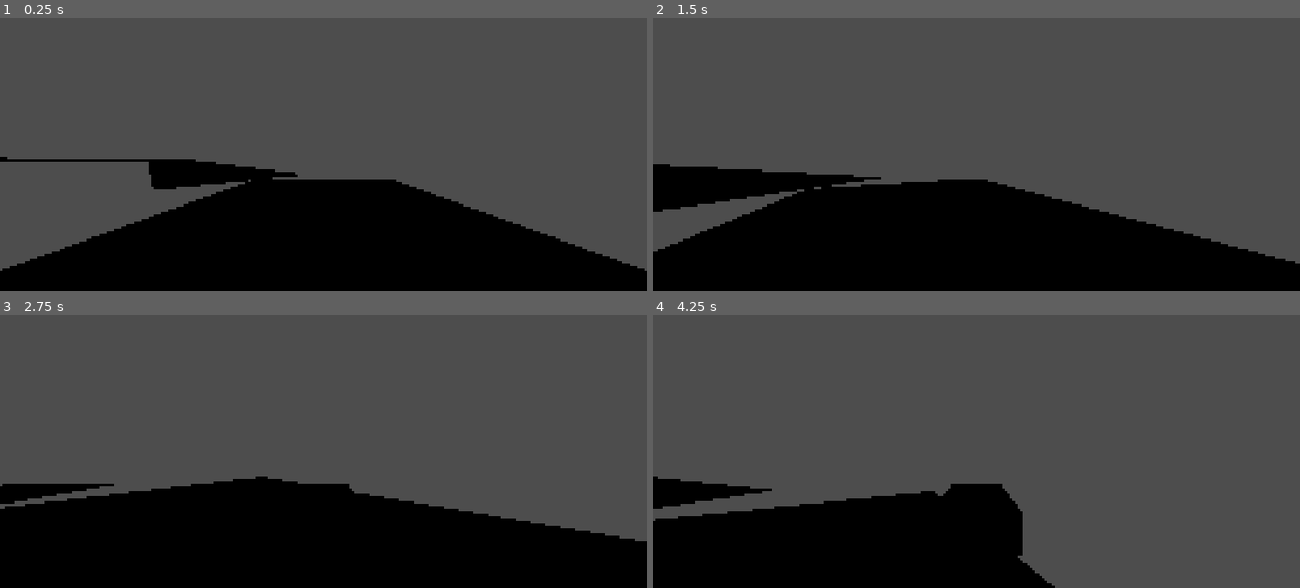
Above: before the commit, frames 1-4 (two rows, left to right).
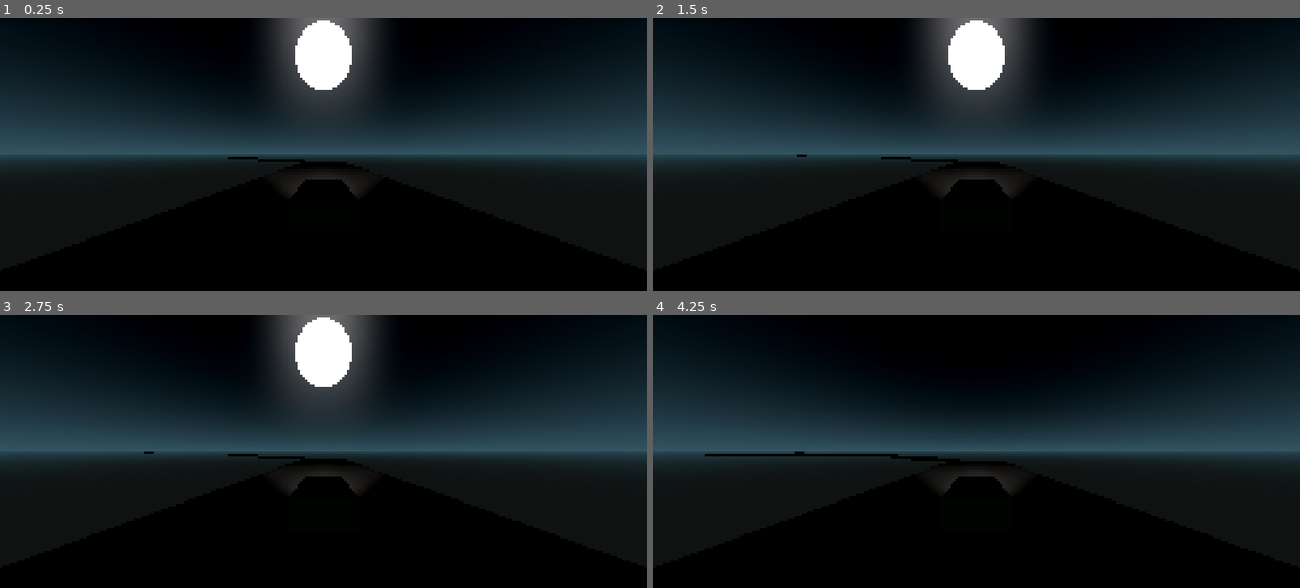
Above: after the commit, the same moments.

Repository: NevermindKT/hol-Sky-Core
Game: Godot game, scene res://scenes/Core.tscn
Two runs of this game, one before a commit and one after it. Both use one fixed random seed, a clock stepped at 60 frames per second and the inputs below.
Inputs:
- Up to frame 1 (0.25 s): no input
- Up to frame 2 (1.5 s): tap Enter at 0.5 s; hold E (WorldRevolveRight) 0.53-1.28 s; hold S (brake) from 1.28 s (still down)
- Up to frame 3 (2.75 s): tap Space at 2 s; release S (brake) at 2.03 s; hold E (WorldRevolveRight) from 2.03 s (still down)
- Up to frame 4 (4.25 s): release E (WorldRevolveRight) at 2.78 s; hold W (accelerate) 2.78-3.53 s; hold Q (WorldRevolveLeft) from 3.53 s (still down)

The runs differ from the first frame. In frame 1, 70% of the frame differs, in the area x 0-100%, y 0-93%; in frame 2, 67%; in frame 3, 67%; in frame 4, 81%, in the area x 0-100%, y 0-100%.

Commit message:
alpha 0.3v

Diff:
--- a/scenes/Core.tscn
+++ b/scenes/Core.tscn
@@ -6,24 +6,46 @@
 [ext_resource type="Script" uid="uid://dto53mmrpu76e" path="res://scripts/carMovement.gd" id="3_v852s"]
 [ext_resource type="Script" uid="uid://xsjjwaw4g2mb" path="res://scripts/visual.gd" id="4_3g18v"]
 [ext_resource type="PackedScene" uid="uid://5yyn8hbn5ba5" path="res://scenes/roads/road_straight.tscn" id="4_mowk8"]
-[ext_resource type="PackedScene" uid="uid://ctjr5v0dqa1k5" path="res://scenes/roads/road_turn_left.tscn" id="5_3g18v"]
-[ext_resource type="PackedScene" uid="uid://dbnn0y1f8lq0" path="res://scenes/roads/road_turn_right.tscn" id="6_mowk8"]
+[ext_resource type="PackedScene" uid="uid://ctjr5v0dqa1k5" path="res://scenes/roads/road_turn_left.tscn" id="5_mowk8"]
+[ext_resource type="PackedScene" uid="uid://dbnn0y1f8lq0" path="res://scenes/roads/road_turn_right.tscn" id="6_0uqmh"]
 
-[sub_resource type="Resource" id="Resource_y78k7"]
+[sub_resource type="ProceduralSkyMaterial" id="ProceduralSkyMaterial_mowk8"]
+sky_top_color = Color(0.04005715, 0.057814613, 0.08145905, 1)
+sky_horizon_color = Color(0.41738868, 0.6652745, 0.77074194, 1)
+ground_bottom_color = Color(0.17443413, 0.19640958, 0.19323736, 1)
+ground_horizon_color = Color(0.3278624, 0.56399703, 0.6436716, 1)
+energy_multiplier = 0.5
+
+[sub_resource type="Sky" id="Sky_0uqmh"]
+sky_material = SubResource("ProceduralSkyMaterial_mowk8")
+
+[sub_resource type="Environment" id="Environment_uhg8y"]
+background_mode = 2
+sky = SubResource("Sky_0uqmh")
+glow_enabled = true
+fog_mode = 1
+fog_light_color = Color(0.681795, 0.78213626, 0.8641235, 1)
+fog_light_energy = 0.25
+fog_density = 1.0
+volumetric_fog_albedo = Color(0.40069774, 0.40069774, 0.40069768, 1)
+volumetric_fog_emission = Color(0.057221256, 0.07124353, 0.08033957, 1)
+volumetric_fog_emission_energy = 0.9
+
+[sub_resource type="Resource" id="Resource_v852s"]
 script = ExtResource("3_3g18v")
 scene = ExtResource("4_mowk8")
 weight = 10.0
 metadata/_custom_type_script = "uid://c4rjjeg0gg5c7"
 
-[sub_resource type="Resource" id="Resource_0uqmh"]
+[sub_resource type="Resource" id="Resource_uhg8y"]
 script = ExtResource("3_3g18v")
-scene = ExtResource("5_3g18v")
+scene = ExtResource("5_mowk8")
 type = 1
 metadata/_custom_type_script = "uid://c4rjjeg0gg5c7"
 
-[sub_resource type="Resource" id="Resource_mowk8"]
+[sub_resource type="Resource" id="Resource_3g18v"]
 script = ExtResource("3_3g18v")
-scene = ExtResource("6_mowk8")
+scene = ExtResource("6_0uqmh")
 type = 2
 metadata/_custom_type_script = "uid://c4rjjeg0gg5c7"
 
@@ -32,7 +54,7 @@
 point_count = 5
 
 [sub_resource type="Curve" id="Curve_58tws"]
-_data = [Vector2(0, 0), 0.0, 0.0, 0, 0, Vector2(0.29259259, 0.95000005), 0.0, 0.0, 0, 0, Vector2(0.64074075, 1), 0.0, 0.0, 0, 0, Vector2(1, 0.92523366), 0.0, 0.0, 0, 0]
+_data = [Vector2(0, 0.18691587), 0.0, 0.0, 0, 0, Vector2(0.3148148, 0.92523366), 0.0, 0.0, 0, 0, Vector2(0.68148154, 0.8504673), 0.0, 0.0, 0, 0, Vector2(1, 0.1401869), 0.0, 0.0, 0, 0]
 point_count = 4
 
 [sub_resource type="BoxMesh" id="BoxMesh_elpsl"]
@@ -44,21 +66,24 @@
 
 [node name="Node3D" type="Node3D" unique_id=243152911]
 
+[node name="WorldEnvironment" type="WorldEnvironment" parent="." unique_id=497828979]
+environment = SubResource("Environment_uhg8y")
+
 [node name="PlayerCam" type="Camera3D" parent="." unique_id=375104476]
 transform = Transform3D(-1, 0, -8.742278e-08, 0, 1, 0, 8.742278e-08, 0, -1, 0, 0.8, -2.45)
+fov = 90.0
 script = ExtResource("1_i24gt")
 cam_latency = 14.0
 
-[node name="RoadGenerator" parent="." unique_id=824665246 node_paths=PackedStringArray("player") instance=ExtResource("2_hyqco")]
+[node name="RoadGenerator" parent="." unique_id=824665246 instance=ExtResource("2_hyqco")]
 transform = Transform3D(1, 0, 0, 0, 1, 0, 0, 0, 1, 0, -1, 0)
-player = NodePath("../Car")
-road_segments = Array[ExtResource("3_3g18v")]([SubResource("Resource_y78k7"), SubResource("Resource_0uqmh"), SubResource("Resource_mowk8")])
+road_segments = Array[ExtResource("3_3g18v")]([SubResource("Resource_v852s"), SubResource("Resource_uhg8y"), SubResource("Resource_3g18v")])
 
 [node name="Car" type="CharacterBody3D" parent="." unique_id=2120112070]
 transform = Transform3D(-1, 0, -8.742278e-08, 0, 1, 0, 8.742278e-08, 0, -1, 0, 0, 0)
 script = ExtResource("3_v852s")
 drag = 4.0
-brake = 35.0
+brake = 40.0
 max_speed = 100.0
 acceleration_curve = SubResource("Curve_dwkn5")
 steering_curve = SubResource("Curve_58tws")
@@ -74,8 +99,23 @@
 mesh = SubResource("BoxMesh_elpsl")
 surface_material_override/0 = SubResource("StandardMaterial3D_5tn0y")
 
+[node name="Lights" type="Node3D" parent="Car/Visual" unique_id=665480537]
+transform = Transform3D(1, 0, 0, 0, 1, 0, 0, 0, 1, 0, 0, -0.8)
+
+[node name="Light1" type="SpotLight3D" parent="Car/Visual/Lights" unique_id=1843817715]
+transform = Transform3D(1, 0, 0, 0, 1, 0, 0, 0, 1, 0.3, 0, 0)
+light_volumetric_fog_energy = 0.2
+spot_range = 20.0
+spot_angle = 36.292797
+
+[node name="Light2" type="SpotLight3D" parent="Car/Visual/Lights" unique_id=63640696]
+transform = Transform3D(1, 0, 0, 0, 1, 0, 0, 0, 1, -0.3, 0, 0)
+light_volumetric_fog_energy = 0.2
+spot_range = 20.0
+spot_angle = 36.292797
+
+[node name="CamPivot" type="Node3D" parent="Car" unique_id=51966759]
+
 [node name="CollisionShape3D" type="CollisionShape3D" parent="Car" unique_id=1370593985]
 transform = Transform3D(1, 0, 0, 0, -4.371139e-08, -1, 0, 1, -4.371139e-08, 0, 0, 0)
 shape = SubResource("CapsuleShape3D_10jsn")
-
-[node name="CamPivot" type="Node3D" parent="Car" unique_id=51966759]
--- a/scenes/road_generator.tscn
+++ b/scenes/road_generator.tscn
@@ -1,13 +1,12 @@
 [gd_scene format=3 uid="uid://ckkd53l5lsgj7"]
 
 [ext_resource type="Script" uid="uid://b1c7wir0n5ael" path="res://scripts/road_generator.gd" id="1_dfpxw"]
-[ext_resource type="Script" uid="uid://bhl1wod4cbmvb" path="res://scripts/road_maneger.gd" id="2_wqbf0"]
+[ext_resource type="Script" uid="uid://bhl1wod4cbmvb" path="res://scripts/road_manager.gd" id="2_wqbf0"]
 
 [sub_resource type="BoxMesh" id="BoxMesh_10jsn"]
 
-[node name="RoadGenerator" type="Node3D" unique_id=824665246 node_paths=PackedStringArray("player")]
+[node name="RoadGenerator" type="Node3D" unique_id=824665246]
 script = ExtResource("1_dfpxw")
-player = NodePath("PlayerMoc")
 
 [node name="Camera3D" type="Camera3D" parent="." unique_id=1193088685]
 transform = Transform3D(-3.8527823e-08, -0.47234485, 0.8814138, -2.0646848e-08, 0.8814138, 0.47234485, -1, 1.7763568e-15, -4.371139e-08, 44.071716, 37.5364, 0)
@@ -19,7 +18,7 @@
 [node name="MeshInstance3D" type="MeshInstance3D" parent="PlayerMoc" unique_id=951063439]
 mesh = SubResource("BoxMesh_10jsn")
 
-[node name="RoadManeger" type="Node" parent="." unique_id=2122026277]
+[node name="RoadManager" type="Node" parent="." unique_id=2122026277]
 script = ExtResource("2_wqbf0")
 
 [node name="RoadRotator" type="Node3D" parent="." unique_id=1575811975]
--- a/scenes/roads/road_straight.tscn
+++ b/scenes/roads/road_straight.tscn
@@ -11,6 +11,15 @@
 [sub_resource type="StandardMaterial3D" id="StandardMaterial3D_5tn0y"]
 albedo_color = Color(0.3553136, 0.35531354, 0.35531357, 1)
 
+[sub_resource type="StandardMaterial3D" id="StandardMaterial3D_pw7st"]
+emission_enabled = true
+emission = Color(1, 1, 1, 1)
+emission_energy_multiplier = 3.0
+
+[sub_resource type="SphereMesh" id="SphereMesh_01veo"]
+
+[sub_resource type="BoxShape3D" id="BoxShape3D_10jsn"]
+
 [node name="RoadStraight" type="Node3D" unique_id=2100877904]
 script = ExtResource("1_vallh")
 weight = 10.0
@@ -21,8 +30,20 @@
 mesh = SubResource("PlaneMesh_10jsn")
 surface_material_override/0 = SubResource("StandardMaterial3D_5tn0y")
 
+[node name="SelectIndicator" type="MeshInstance3D" parent="." unique_id=61905073]
+transform = Transform3D(1, 0, 0, 0, 1, 0, 0, 0, 1, 0, 3.5, 0)
+visible = false
+material_override = SubResource("StandardMaterial3D_pw7st")
+mesh = SubResource("SphereMesh_01veo")
+
 [node name="Anchor" type="Marker3D" parent="." unique_id=1915806667]
 transform = Transform3D(1, 0, 0, 0, 1, 0, 0, 0, 1, 0, 0, 10)
 
 [node name="Origin" type="Marker3D" parent="." unique_id=1522548629]
 transform = Transform3D(1, 0, 0, 0, 1, 0, 0, 0, 1, 0, 0, -10)
+
+[node name="Area3D" type="Area3D" parent="." unique_id=2006279756]
+
+[node name="CollisionShape3D" type="CollisionShape3D" parent="Area3D" unique_id=1956832248]
+transform = Transform3D(10, 0, 0, 0, 2, 0, 0, 0, 15, 0, 1, 2.5)
+shape = SubResource("BoxShape3D_10jsn")
--- a/scenes/roads/road_turn_left.tscn
+++ b/scenes/roads/road_turn_left.tscn
@@ -11,6 +11,15 @@
 [sub_resource type="StandardMaterial3D" id="StandardMaterial3D_jctuc"]
 albedo_color = Color(0.3553136, 0.35531354, 0.35531357, 1)
 
+[sub_resource type="StandardMaterial3D" id="StandardMaterial3D_8qsns"]
+emission_enabled = true
+emission = Color(1, 1, 1, 1)
+emission_energy_multiplier = 3.0
+
+[sub_resource type="SphereMesh" id="SphereMesh_jctuc"]
+
+[sub_resource type="BoxShape3D" id="BoxShape3D_a4orq"]
+
 [node name="RoadTurnLeft" type="Node3D" unique_id=589171158]
 script = ExtResource("1_a4orq")
 segment_type = 1
@@ -21,8 +30,20 @@
 mesh = SubResource("PlaneMesh_8qsns")
 surface_material_override/0 = SubResource("StandardMaterial3D_jctuc")
 
+[node name="SelectIndicator" type="MeshInstance3D" parent="." unique_id=2125241960]
+transform = Transform3D(1, 0, 0, 0, 1, 0, 0, 0, 1, 0, 3.5, 0)
+visible = false
+material_override = SubResource("StandardMaterial3D_8qsns")
+mesh = SubResource("SphereMesh_jctuc")
+
 [node name="Anchor" type="Marker3D" parent="." unique_id=1944294220]
 transform = Transform3D(0.7071067, 0, 0.7071067, 0, 1, 0, -0.7071067, 0, 0.7071067, 5, 0, 10)
 
 [node name="Origin" type="Marker3D" parent="." unique_id=629996728]
 transform = Transform3D(1, 0, 0, 0, 1, 0, 0, 0, 1, 0, 0, -10)
+
+[node name="Area3D" type="Area3D" parent="." unique_id=1571986761]
+
+[node name="CollisionShape3D" type="CollisionShape3D" parent="Area3D" unique_id=712954244]
+transform = Transform3D(10, 0, 0, 0, 2, 0, 0, 0, 15, 0, 1, 2.5)
+shape = SubResource("BoxShape3D_a4orq")
--- a/scenes/roads/road_turn_right.tscn
+++ b/scenes/roads/road_turn_right.tscn
@@ -11,6 +11,15 @@
 [sub_resource type="StandardMaterial3D" id="StandardMaterial3D_nqyrg"]
 albedo_color = Color(0.3553136, 0.35531354, 0.35531357, 1)
 
+[sub_resource type="StandardMaterial3D" id="StandardMaterial3D_w5n4y"]
+emission_enabled = true
+emission = Color(1, 1, 1, 1)
+emission_energy_multiplier = 3.0
+
+[sub_resource type="SphereMesh" id="SphereMesh_iog18"]
+
+[sub_resource type="BoxShape3D" id="BoxShape3D_w5n4y"]
+
 [node name="RoadTurnRight" type="Node3D" unique_id=203116145]
 script = ExtResource("1_w5n4y")
 segment_type = 2
@@ -21,8 +30,20 @@
 mesh = SubResource("PlaneMesh_dyygq")
 surface_material_override/0 = SubResource("StandardMaterial3D_nqyrg")
 
+[node name="SelectIndicator" type="MeshInstance3D" parent="." unique_id=1930647312]
+transform = Transform3D(1, 0, 0, 0, 1, 0, 0, 0, 1, 0, 3.5, 0)
+visible = false
+material_override = SubResource("StandardMaterial3D_w5n4y")
+mesh = SubResource("SphereMesh_iog18")
+
 [node name="Anchor" type="Marker3D" parent="." unique_id=1238663358]
 transform = Transform3D(0.70710677, 0, -0.70710677, 0, 1, 0, 0.70710677, 0, 0.70710677, -5, 0, 10)
 
 [node name="Origin" type="Marker3D" parent="." unique_id=1109238659]
 transform = Transform3D(1, 0, 0, 0, 1, 0, 0, 0, 1, 0, 0, -10)
+
+[node name="Area3D" type="Area3D" parent="." unique_id=2114210877]
+
+[node name="CollisionShape3D" type="CollisionShape3D" parent="Area3D" unique_id=1425071575]
+transform = Transform3D(10, 0, 0, 0, 2, 0, 0, 0, 15, 0, 1, 2.5)
+shape = SubResource("BoxShape3D_w5n4y")
--- a/scripts/carMovement.gd
+++ b/scripts/carMovement.gd
@@ -39,9 +39,9 @@
 	process_strafe(delta)
 	process_visuals(delta)
 
-	print("Speed: ", speed)
-	print("Lane offset: ", lane_offset)
-	print("Lateral velosity: ", lateral_velocity)
+	#print("Speed: ", speed)
+	#print("Lane offset: ", lane_offset)
+	#print("Lateral velosity: ", lateral_velocity)
 
 
 func get_input() -> void:
--- a/scripts/road_generator.gd
+++ b/scripts/road_generator.gd
@@ -1,29 +1,30 @@
 extends Node3D
 class_name Road_generator
 
-@export var player: Node3D
+
 @export var road_segments: Array[RoadSegmentData]
-
-
+@onready var road_manager: Road_manager = $RoadManager
 @onready var road_container: Node3D = $RoadRotator/RoadContainer
-
 
 var last_segment: Road_segment
 var segments: Array[Road_segment] = []
 
+var target_anchor: Marker3D
+
 const MAX_SEGMENTS = 46
-const GENERATE_DISTANCE = 280.0
+const UNLOAD_DISTANCE = 40
 
+signal segment_spawned(segment: Road_segment)
 
 func _ready() -> void:
-	spawn_next()
+	spawn_start()
 
 
 func _process(delta):
-	if player.global_position.distance_to(last_segment.anchor.global_position) < GENERATE_DISTANCE:
+	if segments.size() < MAX_SEGMENTS:
 		spawn_next()
 
-	if segments.size() > MAX_SEGMENTS:
+	if segments[0].global_position.z < -UNLOAD_DISTANCE:
 		segments[0].queue_free()
 		segments.pop_front()
 
@@ -35,7 +36,6 @@
 	for data in road_segments:
 		total_weight += data.weight
 
-
 	var random_weight := randf_range(0.0, total_weight)
 
 	var current_weight := 0.0
@@ -45,7 +45,6 @@
 
 		if random_weight <= current_weight:
 			return data.scene
-
 
 	return road_segments[0].scene
 
@@ -57,9 +56,20 @@
 	road_container.add_child(new_segment)
 
 	if last_segment != null:
-		new_segment.global_transform = last_segment.anchor.global_transform * new_segment.origin.transform.affine_inverse()
+		new_segment.transform = last_segment.transform * last_segment.anchor.transform * new_segment.origin.transform.affine_inverse()
 
 	last_segment = new_segment
+	segment_spawned.emit(new_segment)
+
+
+func _on_player_entered_segment(segment: Road_segment):
+	#_update_gizmos_()
+	road_manager.select_segment(segment)
+
+
+#func _update_gizmos_():
+	#for segment in segments:
+		#segment.set_debug_selected(false)
 
 
 func spawn_start():
--- /dev/null
+++ b/scripts/road_manager.gd
@@ -0,0 +1,59 @@
+extends Node
+class_name Road_manager
+
+@onready var road_generator: Road_generator = $".."
+@onready var road_rotator: Node3D = $"../RoadRotator"
+@onready var car_movement: Car_Movement = $"../../Car"
+@onready var road_container: Node3D = $"../RoadRotator/RoadContainer"
+
+var current_segment: Road_segment
+var target_angle := 0.0
+var target_position := 0.0
+@export var rotate_speed := 5.0
+@export var position_speed := 5.0
+
+var pending_segments: Array[Road_segment] = []
+var distance_traveled := 0.0
+var current_segment_end := 0.0
+
+
+func _ready() -> void:
+	road_generator.segment_spawned.connect(_on_segment_spawned)
+
+
+func _on_segment_spawned(segment: Road_segment) -> void:
+	pending_segments.append(segment)
+	if current_segment == null:
+		_advance_segment()
+
+
+func _process(delta: float) -> void:
+	var move_amount := car_movement.speed * delta
+	road_container.global_position += Vector3.FORWARD * move_amount
+	distance_traveled += move_amount
+
+	if current_segment != null and distance_traveled >= current_segment_end and not pending_segments.is_empty():
+		_advance_segment()
+
+	road_rotator.rotation.y = lerp_angle(road_rotator.rotation.y, target_angle, delta * rotate_speed)
+	#road_container.global_position.x = lerp(road_container.global_position.x, target_position, delta * position_speed)
+
+
+func _advance_segment() -> void:
+	var next_segment: Road_segment = pending_segments.pop_front()
+	current_segment_end += next_segment.length
+	select_segment(next_segment)
+
+
+func select_segment(segment: Road_segment) -> void:
+	if current_segment != null:
+		current_segment.set_debug_selected(false)
+	current_segment = segment
+	current_segment.set_debug_selected(true)
+	begin_turn()
+
+
+func begin_turn() -> void:
+	var anchor_in_container := current_segment.transform * current_segment.anchor.transform
+	target_angle = -anchor_in_container.basis.get_euler().y
+	target_position = anchor_in_container.origin.x
--- a/scripts/road_maneger.gd
+++ /dev/null
@@ -1,17 +0,0 @@
-extends Node
-class_name Road_manager
-
-
-@onready var car: Car_Movement = $"../../Car"
-@onready var road_rotator: Node3D = $"../RoadRotator"
-@onready var road_container: Node3D = $"../RoadRotator/RoadContainer"
-
-
-func _process(delta: float) -> void:
-	road_container.global_position += Vector3.FORWARD * car.speed * delta
-
-	if Input.is_action_pressed("WorldRevolveLeft"):
-		road_rotator.rotation.y -= 0.01
-
-	if Input.is_action_pressed("WorldRevolveRight"):
-		road_rotator.rotation.y += 0.01
--- a/scripts/road_segment.gd
+++ b/scripts/road_segment.gd
@@ -6,3 +6,20 @@
 
 @export var weight := 1.0
 @export var segment_type: RoadTypes.Type
+
+#@onready var area_3d: Area3D = $Area3D
+@onready var select_indicator: MeshInstance3D = $SelectIndicator
+
+signal on_enter(segment: Road_segment)
+
+var length: float
+
+func _ready() -> void:
+	#area_3d.body_entered.connect(_on_trigger_body_entered)
+	length = origin.position.distance_to(anchor.position)
+
+func set_debug_selected(selected: bool):
+	if selected:
+		select_indicator.visible = true
+	else:
+		select_indicator.visible = false
--- a/scripts/visual.gd
+++ b/scripts/visual.gd
@@ -2,10 +2,10 @@
 class_name Car_Visual_Effects
 
 
-@export var y_tilt := 10.0
-@export var z_tilt := 10.0
+@export var y_tilt := 15.0
+@export var z_tilt := 15.0
+@export var delta_mul := 10.0
 @export var max_lateral_speed := 10.0
-@export var delta_mul := 10.0
 
 @onready var visual: Car_Visual_Effects = $"."
 
Renamed: scripts/road_maneger.gd.uid -> scripts/road_manager.gd.uid
Binary file added: textures/texture_04_2.png
Not shown, added: textures/texture_04_2.png.import
